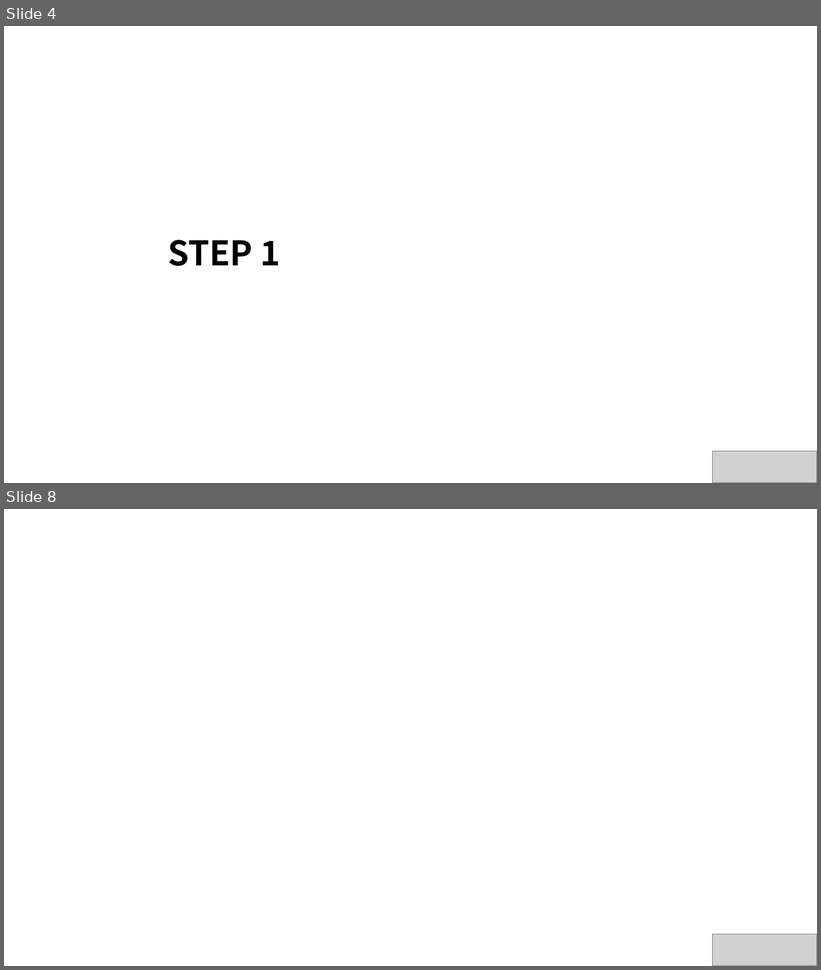
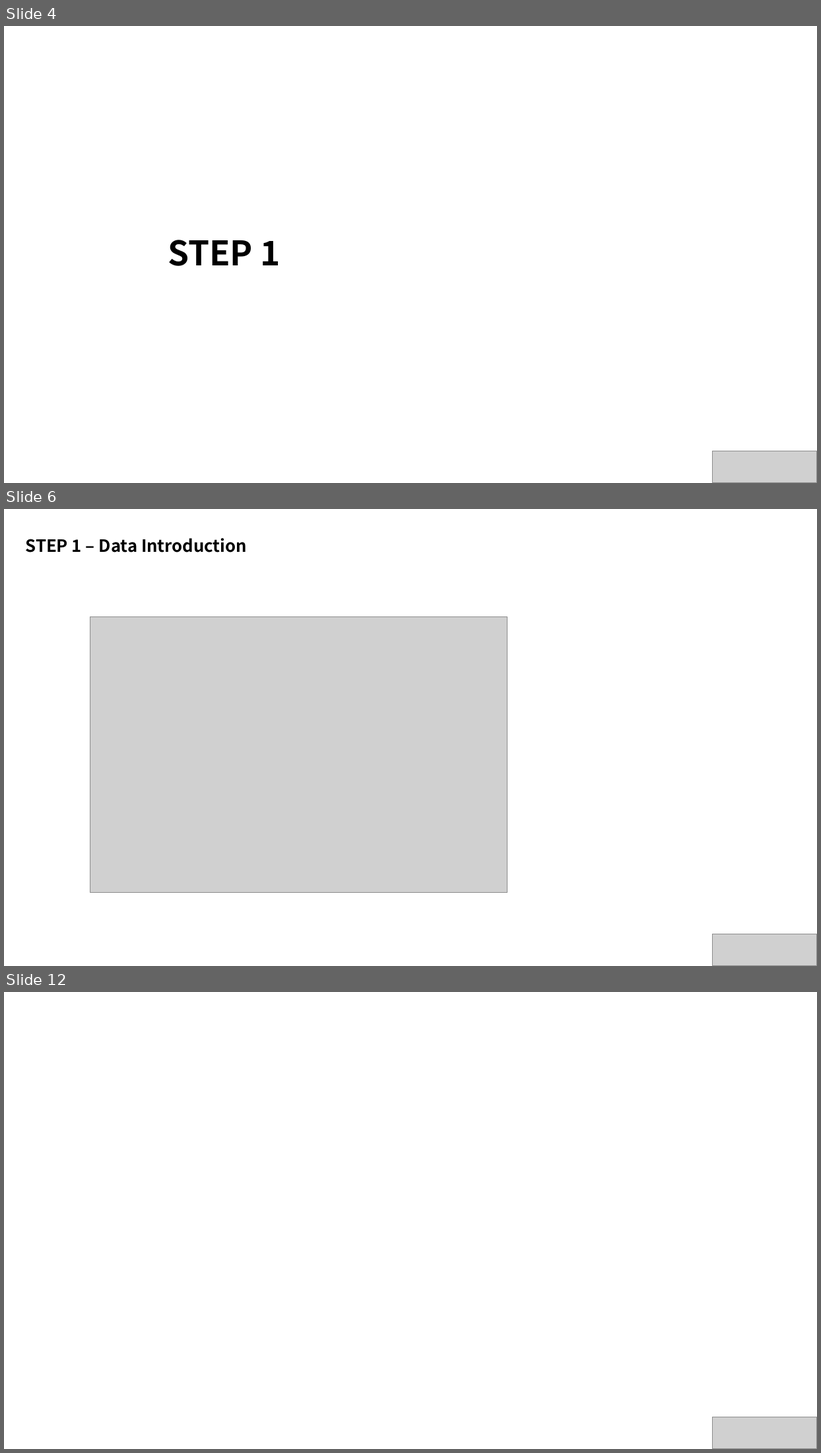
Before and after one commit to hyeonho1028/Samsung-Data-Challenge, a slide deck: final/portfolio.pptx. Shown one above the other, each under a label of ours: slides 4 and 8 before the commit, slides 4, 6 and 12 after it; the slides between them are not shown. The pictures are 821x970 and 821x1453 pixels, drawn with LibreOffice and Linux fonts; fonts in the diff are those of the drawing; grey boxes stand for pictures. Boxes give left, top, right and bottom in pixels: in the first picture for what was removed or moved away, otherwise in the second. Text is boxed around its words. In the diff, an @@ line names an element or a change of style, - is before the commit and + after.

```diff
--- a/final/portfolio.pptx
+++ b/final/portfolio.pptx
@@ slide 6 added at box(4, 509, 817, 966), background #FFFFFF @@
@@ text added at box(26, 538, 247, 553), 20 pt, text #000000, bold @@
+STEP 1 – Data Introduction
@@ picture added at box(90, 617, 507, 893) @@
@@ picture added at box(713, 934, 817, 966) @@
@@ what was slide 8 is now slide 12 @@
```
Also in this commit, not shown: 1 slide changed, 7 other slides added, 4 slides removed, 1 other file.
